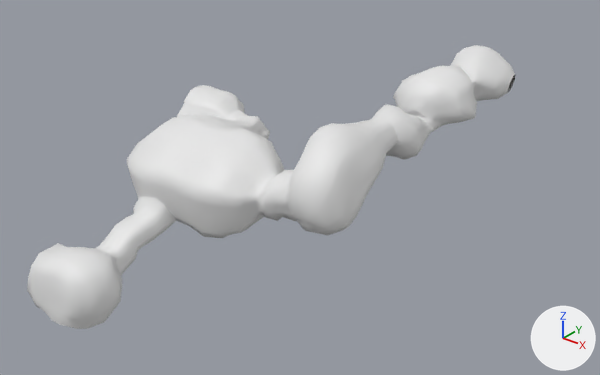
Before and after pictures for a commit that changed the Blender file models/room02/room02.blend.
Both versions are drawn from a camera (50 mm lens) standing at (1.6, -139.2, 49.5) and looking at (-74.5, -44.1, -9.5). The axes (+X, +Y, +Z) are drawn at lower right. The lights are the same throughout.

Objects in the first picture: 'room02a.000', 'room02a.001', 'room02a.002', 'room02a.003', 'room02a.004', 'room02a.005', 'room02a.006'.
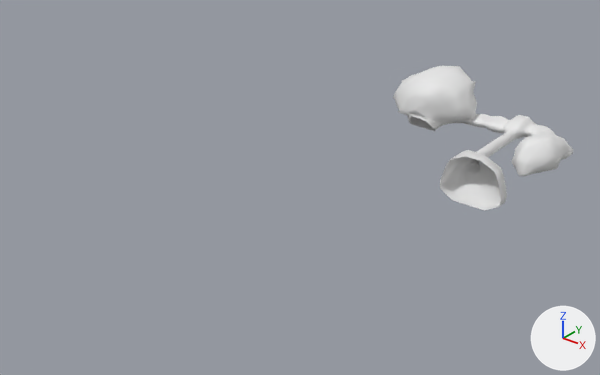
What differs and where, as boxes [x1, y1, x2, y2] in the pictures (600 x 375 px):
'room02a.003', hidden: before [127, 115, 285, 238]
'room02a.004', hidden: before [259, 117, 398, 235]
'room02a.001', hidden: before [27, 196, 176, 329]
'room02a.009', added: after [440, 131, 514, 210]
'room02a.008', added: after [471, 114, 573, 176]
'room02a.000', hidden: before [450, 45, 515, 101]
'room02a.002', hidden: before [177, 85, 270, 140]
'room02a.005', hidden: before [373, 104, 435, 160]

The change, as a diff of the scene's bpy script:
```diff
--- a/models/room02/room02.blend.py
+++ b/models/room02/room02.blend.py
@@ me_cylinder_002 @@
+me_cylinder_002.from_pydata(...)  # 462 vertices, 448 faces; spans x -25.8..-16.2, y -38.4..-22.5, z -4.9..2.4
+me_cylinder_002.polygons.foreach_set('use_smooth', [True] * 448)
@@ me_cylinder_001 @@
+me_cylinder_001.from_pydata(...)  # 2220 vertices, 2187 faces; spans x -30.5..-12.1, y -33.3..-16.6, z -1.4..4.4
+me_cylinder_001.polygons.foreach_set('use_smooth', [True] * 2187)
@@ ob_room02a_005 @@
 ob_room02a_005.location = (-24.6, -3.5, 0.5)
+ob_room02a_005.hide_set(True)  # its collection is switched off
@@ ob_room02a_004 @@
 ob_room02a_004.location = (-24.6, -3.5, 0.5)
+ob_room02a_004.hide_set(True)  # its collection is switched off
@@ ob_room02a_003 @@
 ob_room02a_003.location = (-24.6, -3.5, 0.5)
+ob_room02a_003.hide_set(True)  # its collection is switched off
@@ ob_room02a_002 @@
 ob_room02a_002.location = (-24.6, -3.5, 0.5)
+ob_room02a_002.hide_set(True)  # its collection is switched off
@@ ob_room02a_001 @@
 ob_room02a_001.location = (-24.6, -3.5, 0.5)
+ob_room02a_001.hide_set(True)  # its collection is switched off
@@ ob_room02a_000 @@
 ob_room02a_000.location = (-24.6, -3.5, 0.5)
+ob_room02a_000.hide_set(True)  # its collection is switched off
@@ ob_room02a_009 @@
+ob_room02a_009 = bpy.data.objects.new('room02a.009', me_cylinder_002)
+ob_room02a_009.location = (-24.6, -3.5, 0.5)
@@ ob_room02a_008 @@
+ob_room02a_008 = bpy.data.objects.new('room02a.008', me_cylinder_001)
+ob_room02a_008.location = (-24.6, -3.5, 0.5)
```
